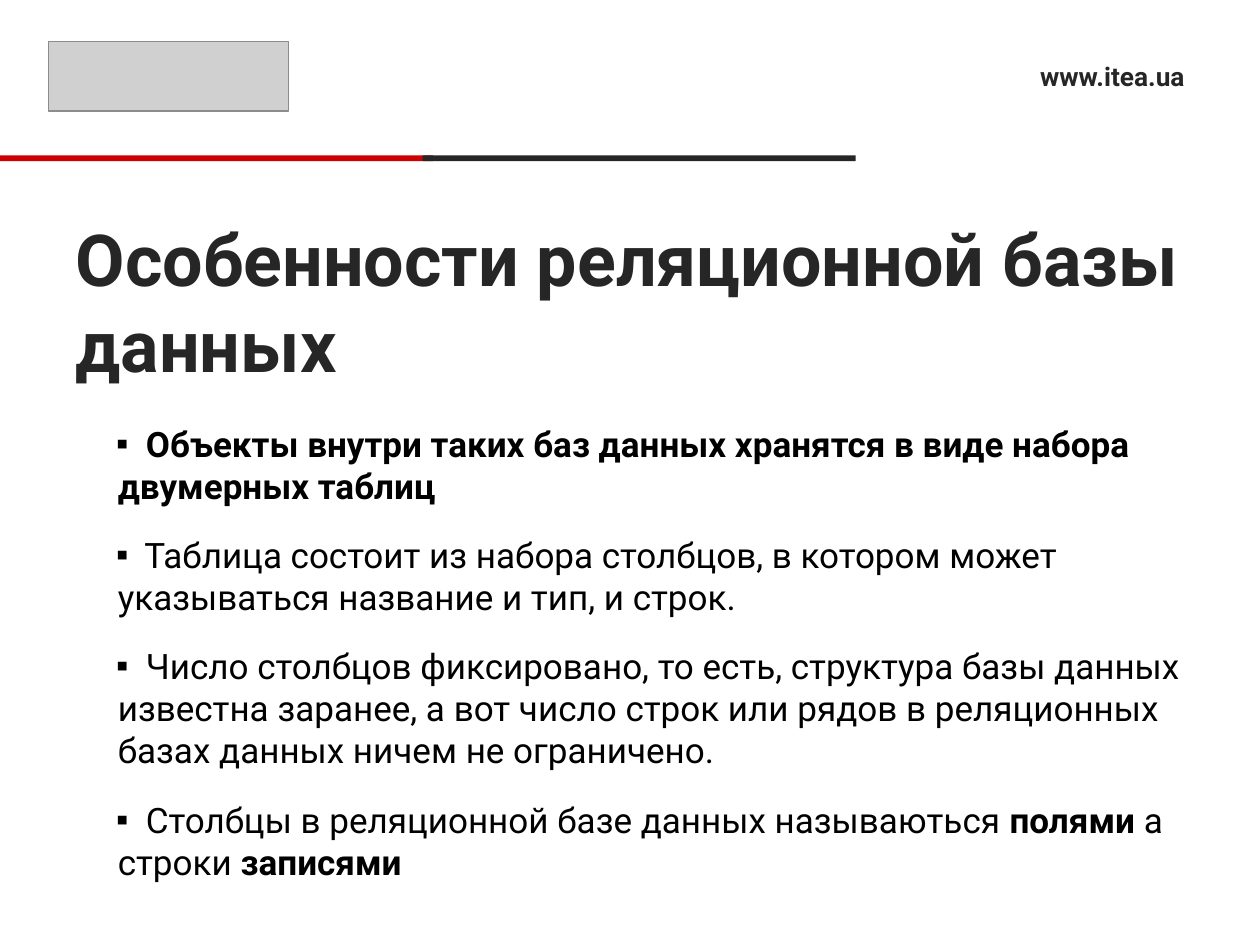
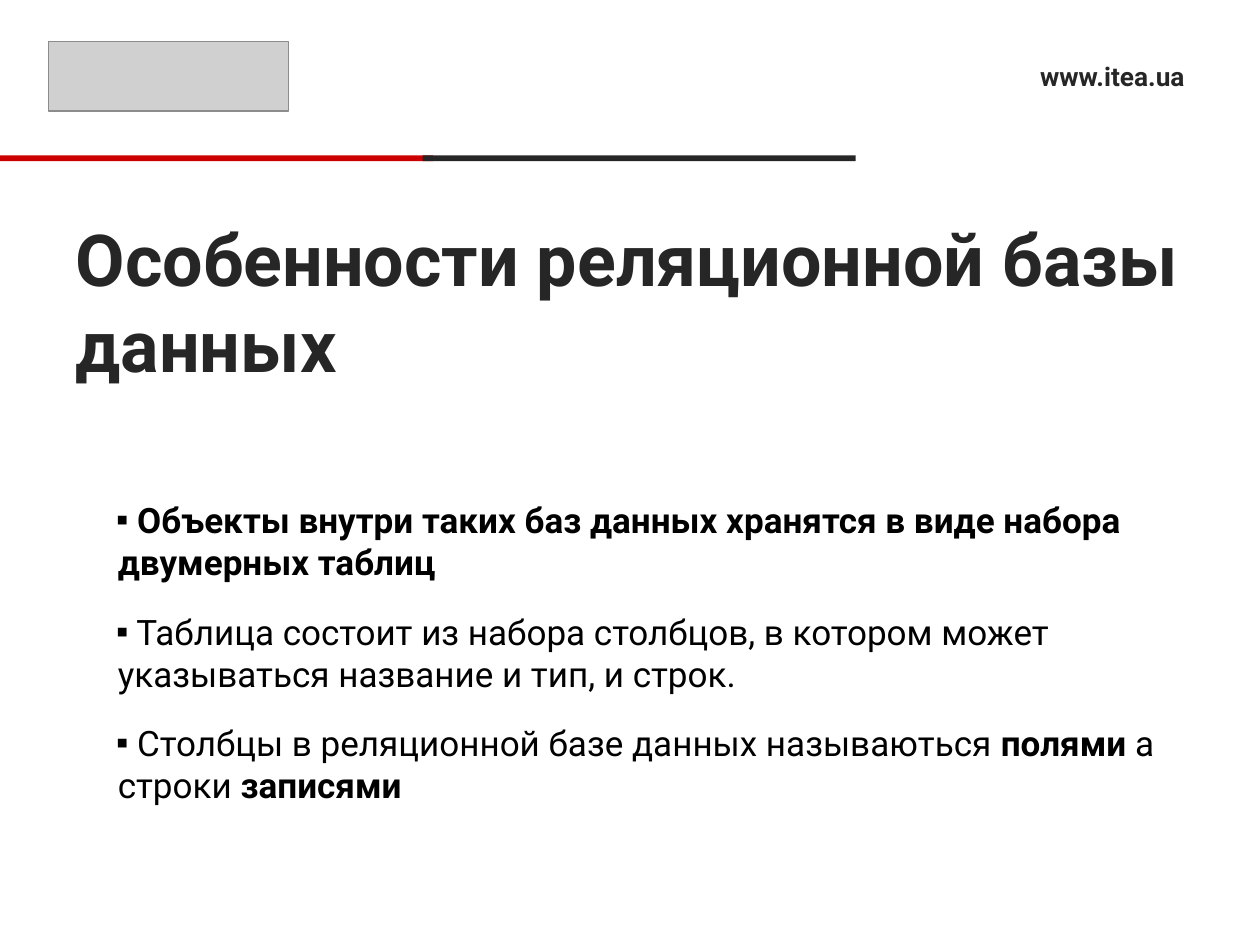
Before and after one commit to RusyaOne/NetCore_09.12.2020, a slide deck: slide 5 of 4.Model/DatabaseEssentials.pptx. Drawn at 1260x945 pixels with LibreOffice and Linux fonts; fonts in the diff are those of the drawing; grey boxes stand for pictures. Boxes give left, top, right and bottom in pixels: in the first picture for what was removed or moved away, otherwise in the second. Text is boxed around its words. In the diff, an @@ line names an element or a change of style, - is before the commit and + after.

Commit message:
Added new presentations

```diff
--- a/4.Model/DatabaseEssentials.pptx
+++ b/4.Model/DatabaseEssentials.pptx
@@ text at box(118, 652, 1179, 770): paragraph removed @@
-▪ Число столбцов фиксировано, то есть, структура базы данных известна заранее, а вот число строк или рядов в реляционных базах данных ничем не ограничено.
```
Also in this commit, not shown: 1 other file.
